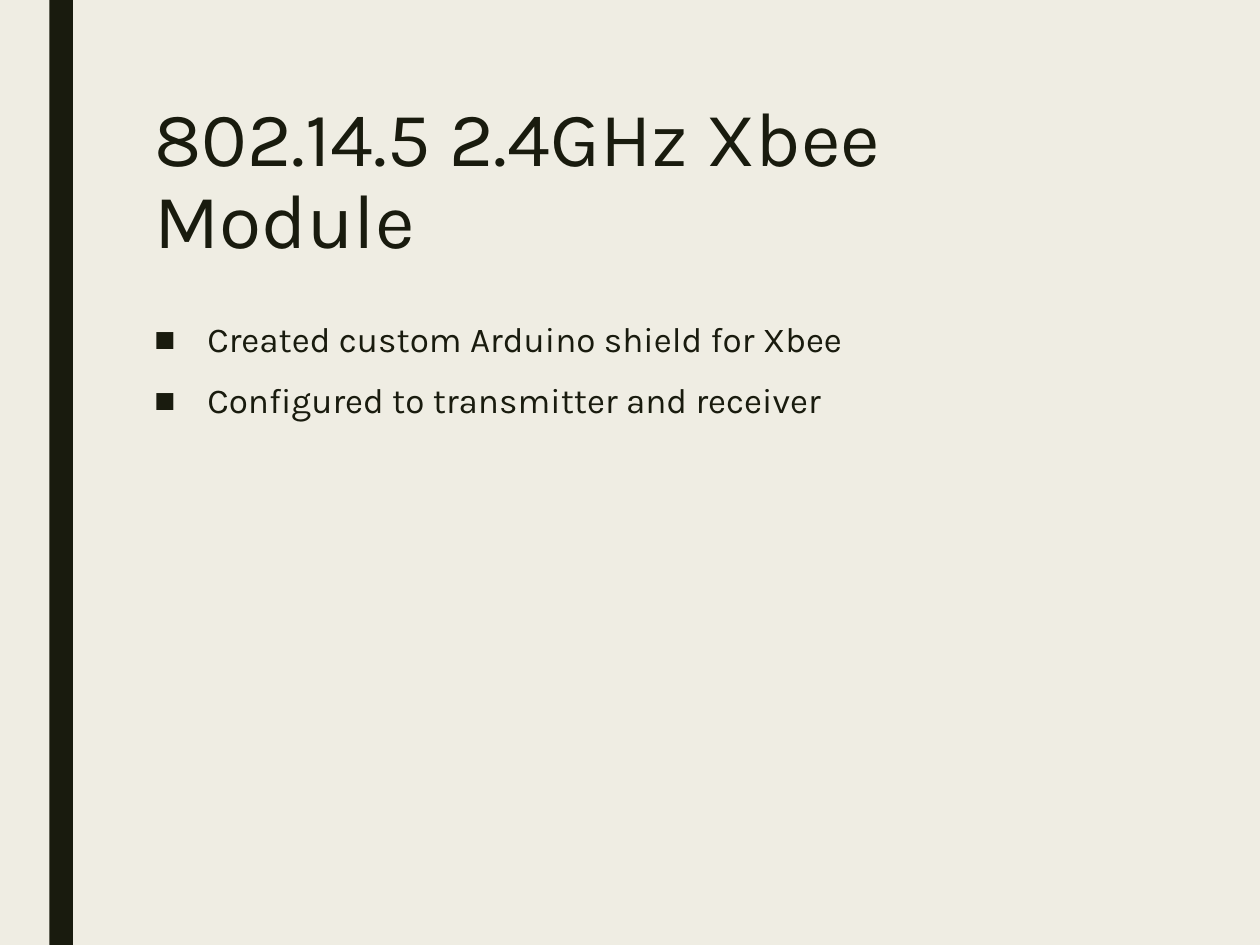
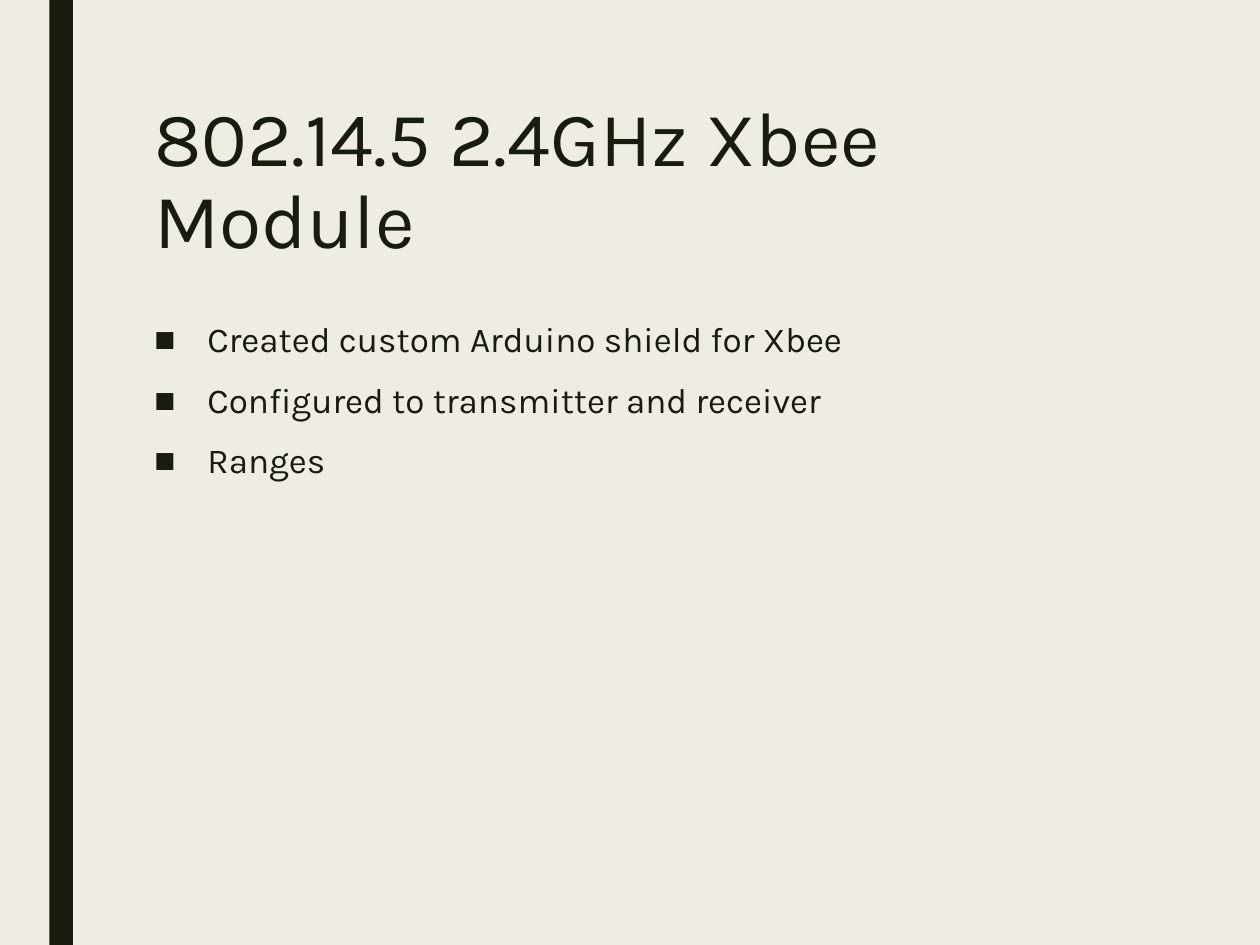
Before and after one commit to StormWulf/Mobile-Motion-Tracking-Robot-Arm, a slide deck: slide 9 of Documents/Presentation/Mobile Motion Tracking Robot Arm poster.pptx. Drawn at 1260x945 pixels with LibreOffice and Linux fonts; fonts in the diff are those of the drawing. Boxes give left, top, right and bottom in pixels: in the first picture for what was removed or moved away, otherwise in the second. Text is boxed around its words. In the diff, an @@ line names an element or a change of style, - is before the commit and + after.

```diff
--- a/Documents/Presentation/Mobile Motion Tracking Robot Arm poster.pptx
+++ b/Documents/Presentation/Mobile Motion Tracking Robot Arm poster.pptx
@@ text at (207, 451, 325, 482): paragraph added @@
+■ Ranges
```
Also in this commit, not shown: 2 other slides changed, 1 other file.
